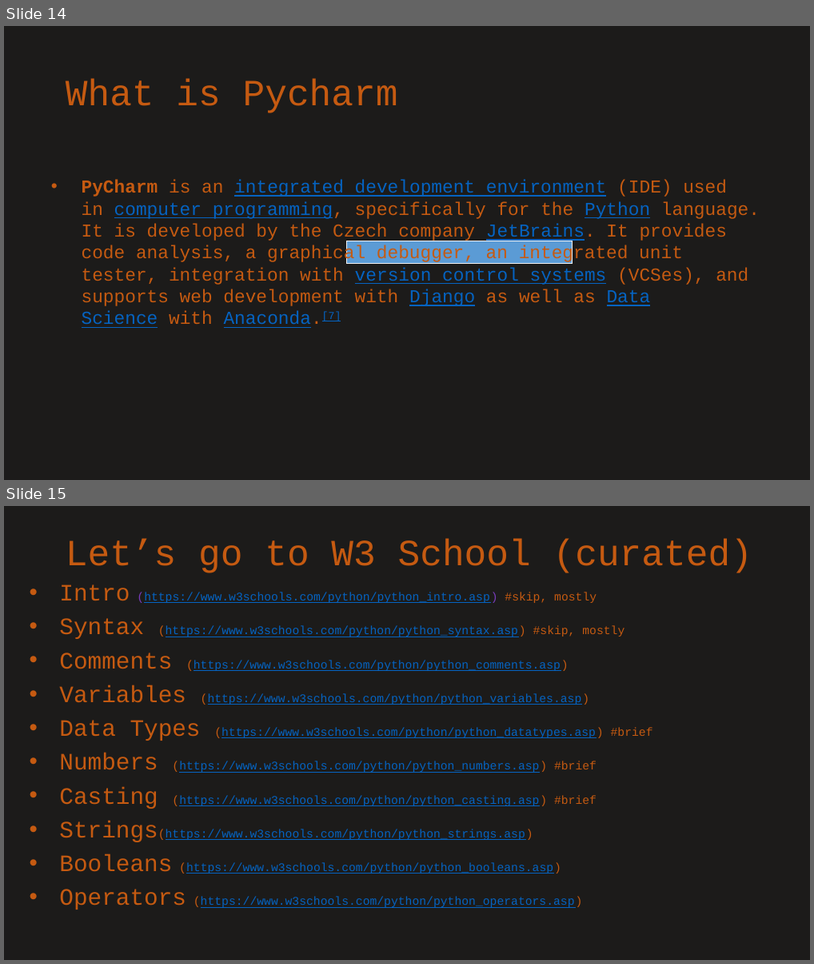
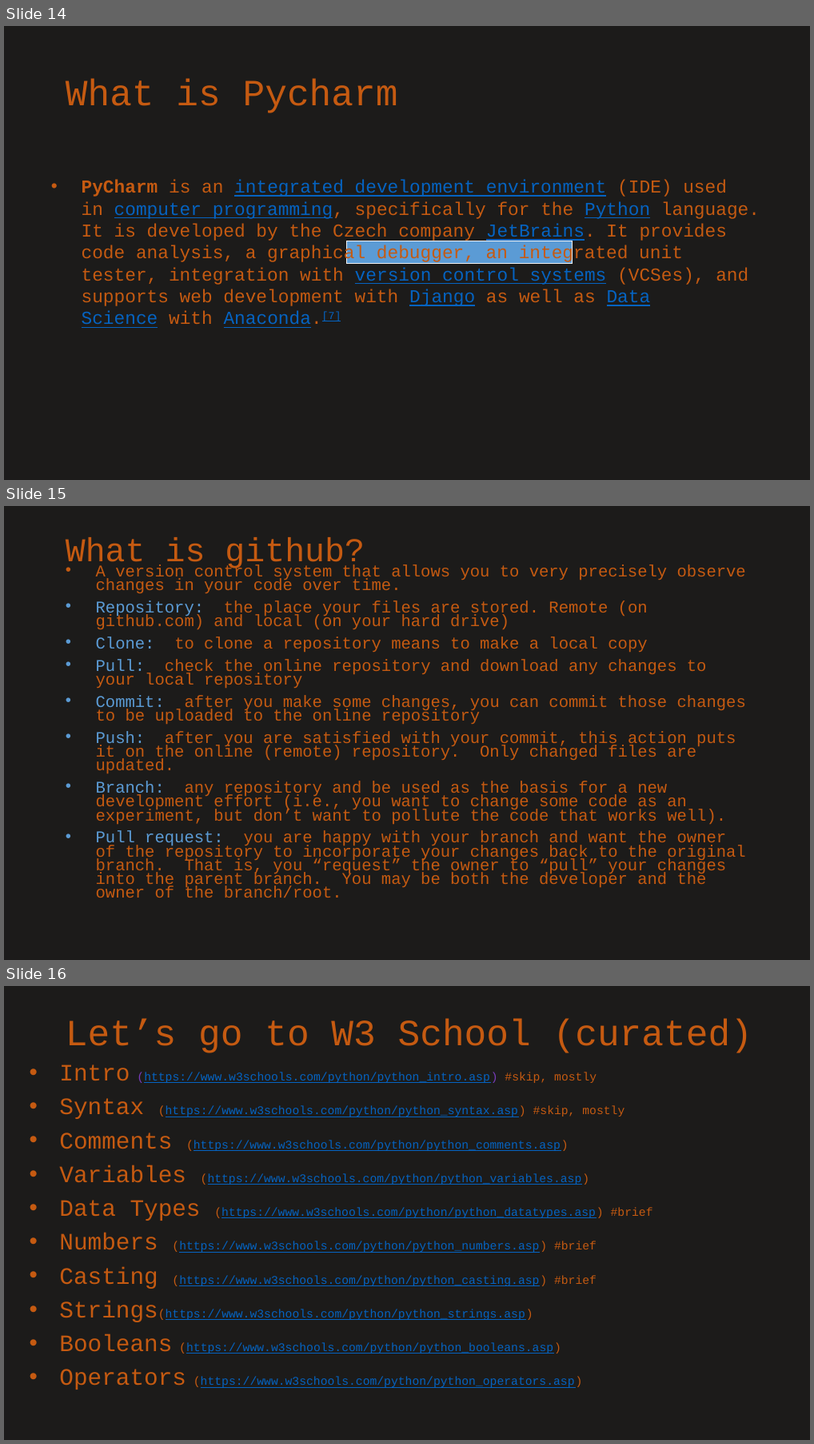
Before and after one commit to swils44/SP2024_Week1, a slide deck: Lec01.pptx. Shown one above the other, each under a label of ours: slides 14 and 15 before the commit, slides 14, 15 and 16 after it. The pictures are 814x964 and 814x1444 pixels, drawn with LibreOffice and Linux fonts; fonts in the diff are those of the drawing. Boxes give left, top, right and bottom in pixels: in the first picture for what was removed or moved away, otherwise in the second. Text is boxed around its words. In the diff, an @@ line names an element or a change of style, - is before the commit and + after.

```diff
--- a/Lec01.pptx
+++ b/Lec01.pptx
@@ slide 15 added at <box>4,506,810,960</box>, background #1C1B1A @@
@@ title added at <box>66,537,365,571</box>, 39.6 pt, text #C55A11 @@
+What is github?
@@ text added at <box>96,564,746,897</box>, 19.6 pt, text #C55A11 @@
+• A version control system that allows you to very precisely observe changes in your code over time.
+• Repository: the place your files are stored. Remote (on github.com) and local (on your hard drive)
+• Clone: to clone a repository means to make a local copy
+• Pull: check the online repository and download any changes to your local repository
+• Commit: after you make some changes, you can commit those changes to be uploaded to the online repository
+• Push: after you are satisfied with your commit, this action puts it on the online (remote) repository. Only changed files are updated.
+• Branch: any repository and be used as the basis for a new development effort (i.e., you want to change some code as an experiment, but don’t want to pollute the code that works well).
+• Pull request: you are happy with your branch and want the owner of the repository to incorporate your changes back to the original branch. That is, you “request” the owner to “pull” your changes into the parent branch. You may be both the developer and the owner of the branch/root.
@@ what was slide 15 is now slide 16 @@
```
Also in this commit, not shown: 2 slides changed.
